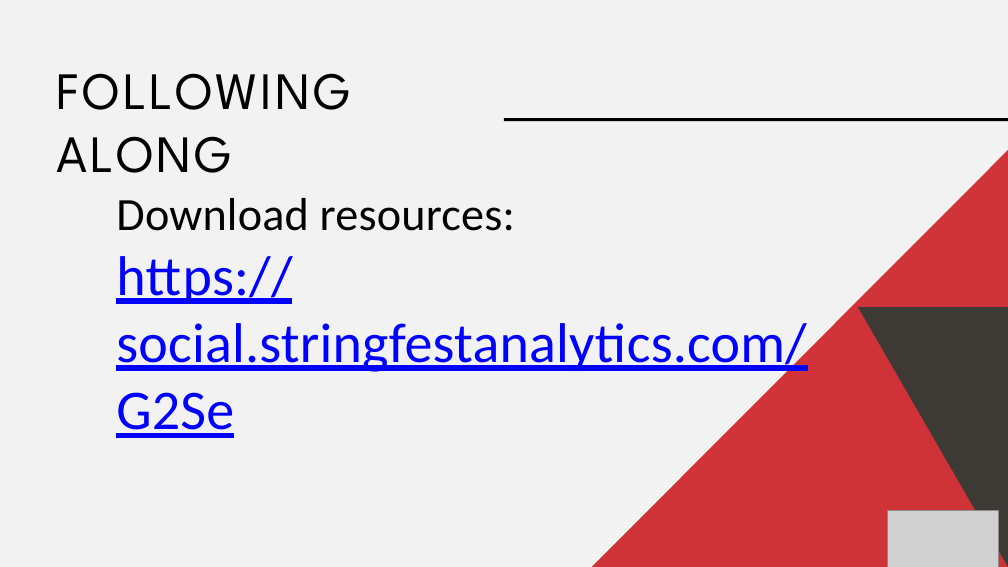
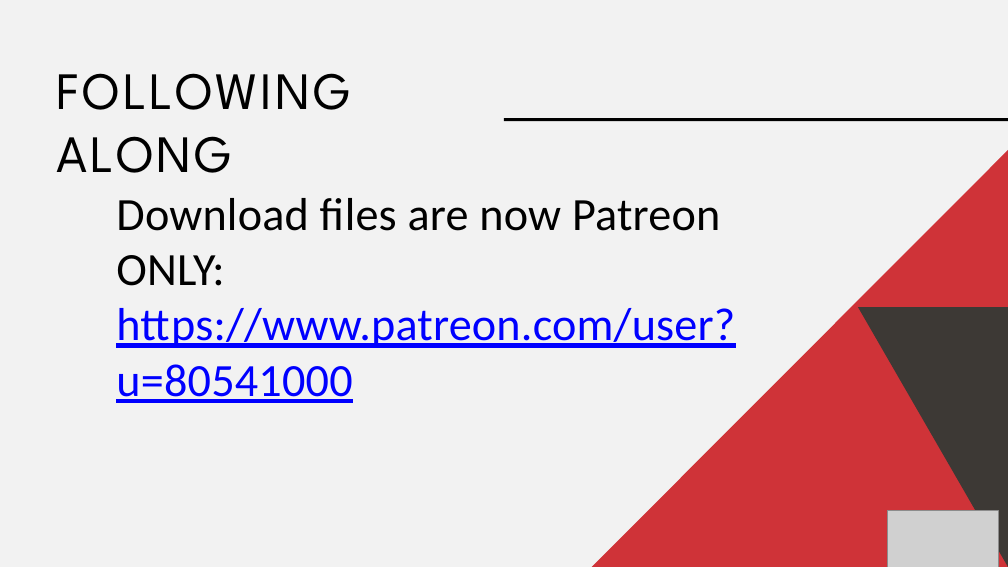
Before and after one commit to stringfestdata/ai-for-excel-101, a slide deck: slide 4 of ai-for-excel-101-slides.pptx. Drawn at 1008x567 pixels with LibreOffice and Linux fonts; fonts in the diff are those of the drawing; grey boxes stand for pictures. Boxes give left, top, right and bottom in pixels: in the first picture for what was removed or moved away, otherwise in the second. Text is boxed around its words. In the diff, an @@ line names an element or a change of style, - is before the commit and + after.

```diff
--- a/ai-for-excel-101-slides.pptx
+++ b/ai-for-excel-101-slides.pptx
@@ text at (116, 198, 735, 403): text changed; size 80 to 66 pt @@
-Download resources:
-https://social.stringfestanalytics.com/G2Se
+Download files are now Patreon ONLY:
+https://www.patreon.com/user?u=80541000
```
Also in this commit, not shown: 1 other slide changed, 1 slide added, 1 slide removed, 3 other files.
